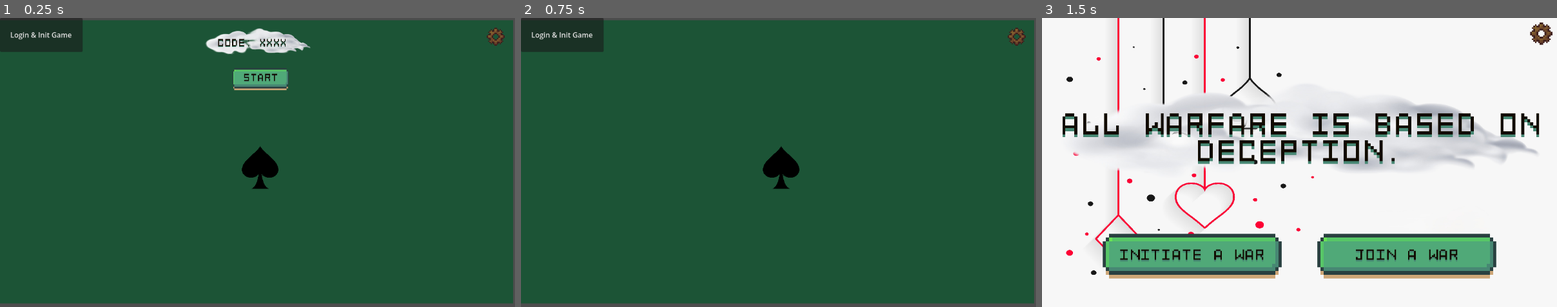
Above: before the commit, frames 1-3 (left to right).
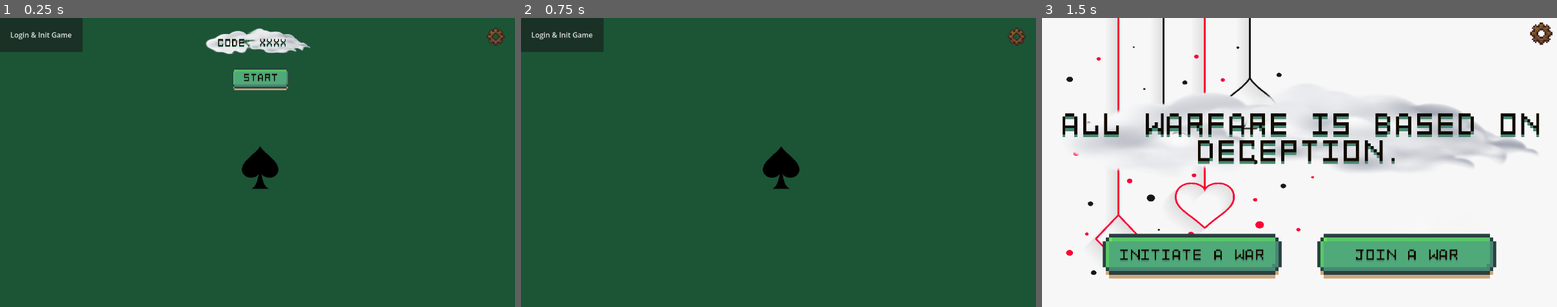
Above: after the commit, the same moments.

Repository: spicywheatbread/art-of-egyptian-war
Game: Godot game, scene res://Assets/Scenes/Game.tscn
The game is run twice, just before and just after one commit, with the same random seed, the same clock (stepped at 60 frames per second) and the same inputs.
Inputs (mouse positions are in pixels of both pictures, inside the frame that each line leads up to):
- Up to frame 1 (0.25 s): no input
- Up to frame 2 (0.75 s): click (783, 78) at 0.5 s
- Up to frame 3 (1.5 s): click "Login & Init Game" at 1.25 s

The runs differ from the first frame. In frame 1, 2.3% of the frame differs, in the area x 0-100%, y 0-100%; in frame 2, 2.3%; in frame 3, nothing differs.

Commit message:
Fix z-index

Diff:
--- a/Assets/Scenes/Game.tscn
+++ b/Assets/Scenes/Game.tscn
@@ -39,10 +39,9 @@
 
 [node name="Background" type="Sprite2D" parent="." unique_id=1555052404]
 z_index = -5
-position = Vector2(572, 322.5)
-scale = Vector2(18, 9.921875)
+position = Vector2(574, 324.00003)
+scale = Vector2(18.0625, 10.125001)
 texture = SubResource("GradientTexture2D_53qdw")
-metadata/_edit_lock_ = true
 
 [node name="Center Pile" type="Node2D" parent="." unique_id=628171694]
 position = Vector2(581, 332)
@@ -150,6 +149,7 @@
 position = Vector2(266, 327)
 
 [node name="Settings" parent="." unique_id=671792383 instance=ExtResource("5_ltsxh")]
+z_index = 100
 
 [connection signal="pressed" from="Init Game" to="." method="_on_button_pressed"]
 [connection signal="pressed" from="Start Game" to="." method="_on_start_game_pressed"]
